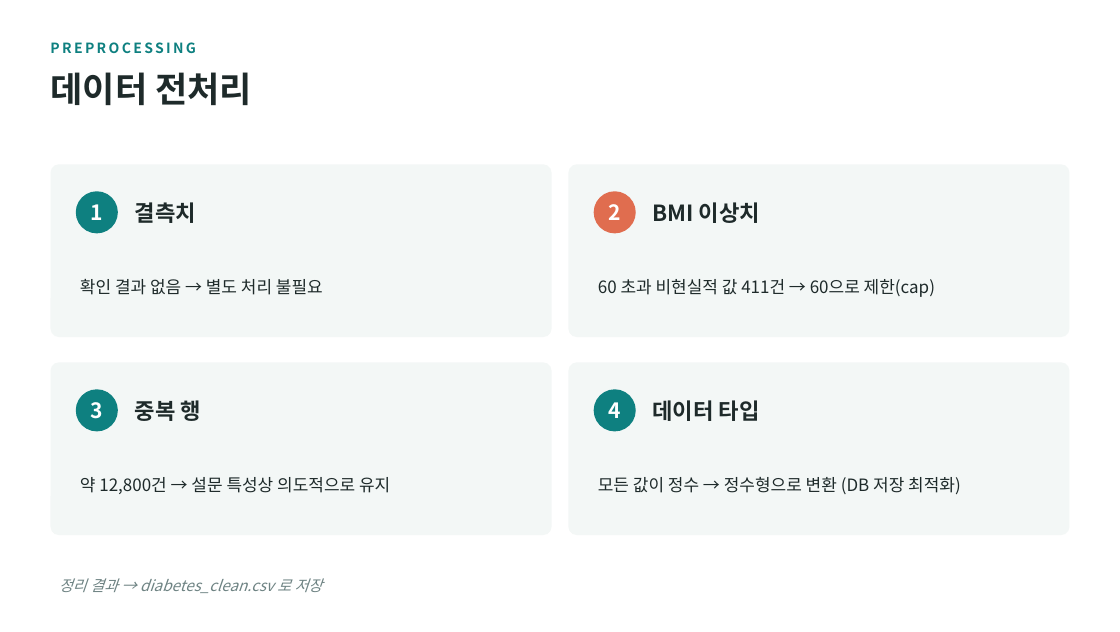
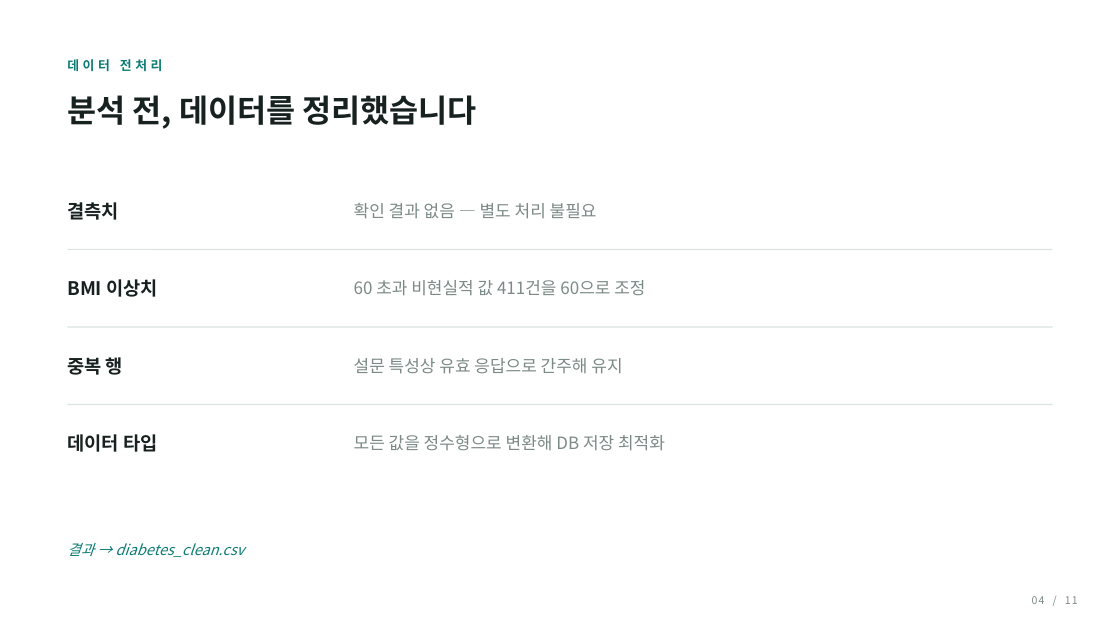
Before and after one commit to minthukyaw488-commits/diabetes, a slide deck: slide 4 of diabetes_project_stage1.pptx. Drawn at 1120x632 pixels with LibreOffice and Linux fonts; fonts in the diff are those of the drawing. Boxes give left, top, right and bottom in pixels: in the first picture for what was removed or moved away, otherwise in the second. Text is boxed around its words. In the diff, an @@ line names an element or a change of style, - is before the commit and + after.

```diff
--- a/diabetes_project_stage1.pptx
+++ b/diabetes_project_stage1.pptx
@@ text removed at box(50, 42, 196, 53) @@
-PREPROCESSING
@@ text "데이터 전처리": place and size @@
-text "데이터 전처리" at box(50, 72, 252, 105)
+text "데이터 전처리" at box(67, 59, 163, 71)
@@ text "데이터 전처리" at box(67, 59, 163, 71): size 30 to 11 pt, text colour #1E2A2A to #0E7C74, letter spacing 0 to 3 pt @@
@@ text added at box(67, 95, 477, 129), 27 pt, text #17211F, bold @@
+분석 전, 데이터를 정리했습니다
@@ rounded rectangle removed at box(51, 164, 552, 337) @@
@@ rounded rectangle removed at box(568, 164, 1069, 337) @@
@@ text "결측치": place and size @@
-text "결측치" at box(135, 202, 196, 223)
+text "결측치" at box(67, 202, 118, 220)
@@ ellipse removed at box(76, 191, 118, 233) @@
@@ text removed at box(91, 204, 103, 220) @@
-1
@@ text at box(354, 203, 597, 219): text changed; text colour #1E2A2A to #7C8A87 @@
-확인 결과 없음 → 별도 처리 불필요
+확인 결과 없음 — 별도 처리 불필요
@@ ellipse removed at box(594, 191, 636, 233) @@
@@ text removed at box(609, 204, 621, 220) @@
-2
@@ text "BMI 이상치": place and size @@
-text "BMI 이상치" at box(653, 202, 760, 223)
+text "BMI 이상치" at box(67, 279, 157, 297)
@@ line added from (67, 249) to (1053, 249), #DBE4E1 1 pt @@
@@ text at box(354, 280, 645, 296): text changed; text colour #1E2A2A to #7C8A87 @@
-60 초과 비현실적 값 411건 → 60으로 제한(cap)
+60 초과 비현실적 값 411건을 60으로 조정
@@ line added from (67, 327) to (1053, 327), #DBE4E1 1 pt @@
@@ text "중복 행": place and size @@
-text "중복 행" at box(135, 400, 201, 421)
+text "중복 행" at box(67, 357, 123, 375)
@@ text added at box(354, 358, 622, 374), 14.5 pt, text #7C8A87 @@
+설문 특성상 유효 응답으로 간주해 유지
@@ rounded rectangle removed at box(51, 362, 552, 535) @@
@@ ellipse removed at box(76, 389, 118, 431) @@
@@ rounded rectangle removed at box(568, 362, 1069, 535) @@
@@ ellipse removed at box(594, 389, 636, 431) @@
@@ size 19 to 16 pt, text colour #1E2A2A to #17211F in 4 elements at box(67, 202, 118, 220), box(67, 357, 123, 375), box(67, 279, 157, 297), box(67, 434, 157, 452) @@
@@ text "데이터 타입": place and size @@
-text "데이터 타입" at box(653, 400, 760, 421)
+text "데이터 타입" at box(67, 434, 157, 452)
@@ line added from (67, 404) to (1053, 404), #DBE4E1 1 pt @@
@@ text removed at box(91, 402, 103, 419) @@
-3
@@ text removed at box(609, 402, 621, 418) @@
-4
@@ text at box(354, 435, 665, 451): text changed; text colour #1E2A2A to #7C8A87 @@
-모든 값이 정수 → 정수형으로 변환 (DB 저장 최적화)
+모든 값을 정수형으로 변환해 DB 저장 최적화
@@ text removed at box(80, 477, 390, 494) @@
-약 12,800건 → 설문 특성상 의도적으로 유지
@@ text at box(67, 543, 244, 557): text changed; size 13 to 12.5 pt; text colour #6E8383 to #0E7C74 @@
-정리 결과 → diabetes_clean.csv 로 저장
+결과 → diabetes_clean.csv
@@ text added at box(1032, 596, 1078, 604), 9 pt, text #7C8A87 @@
+04 / 11
```
Also in this commit, not shown: 10 other slides changed, 5 other files.
